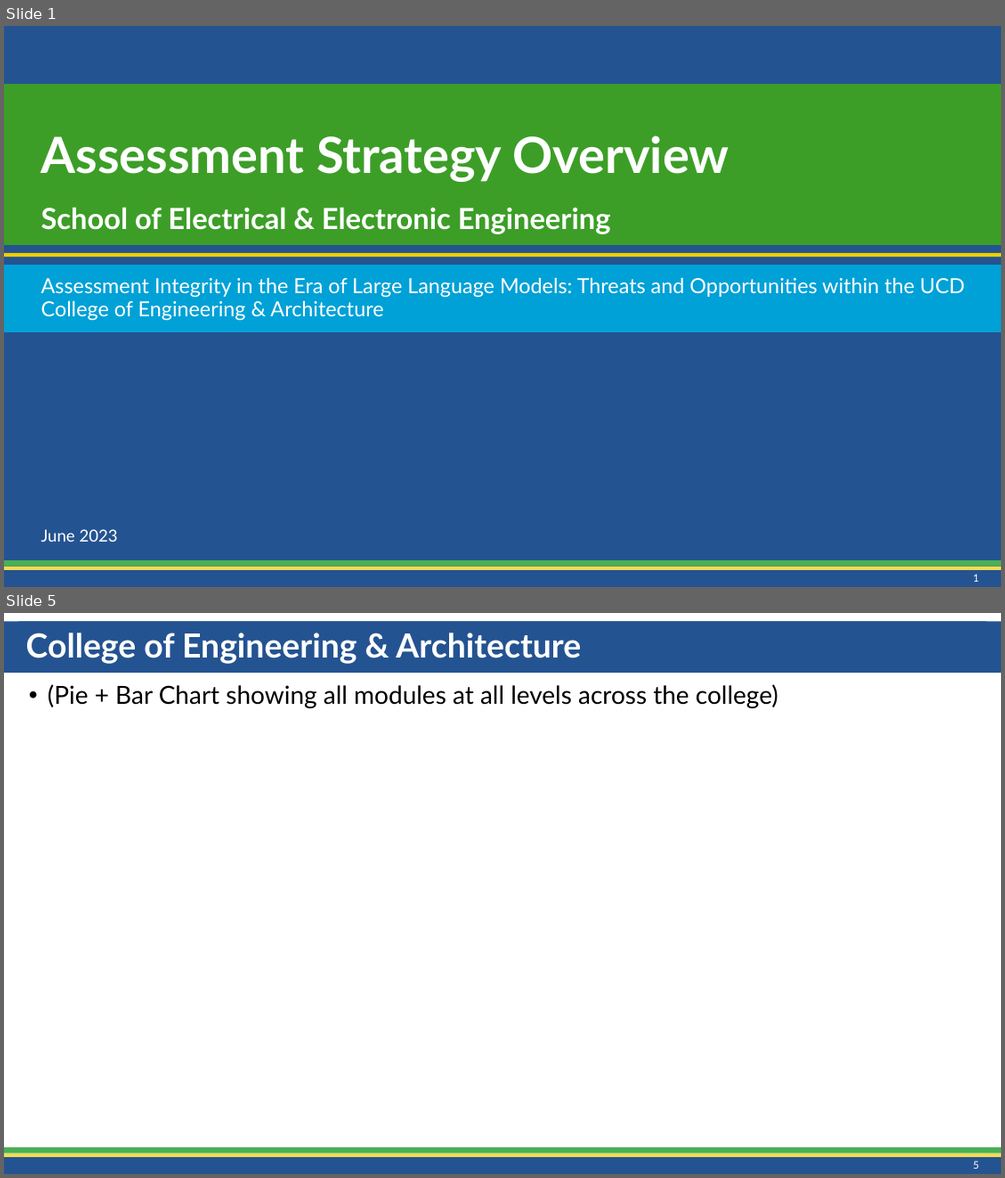
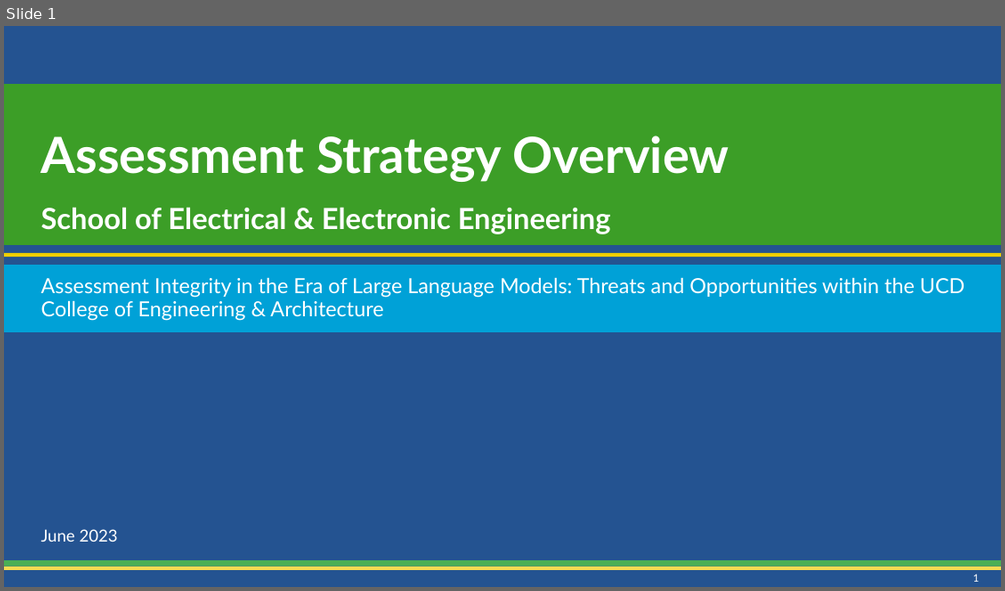
Before and after one commit to CathaloFaolain/ChatGPTAssessment, a slide deck: Slides/Schools Snapshot/AssessmentOverview_SEEE_202306.pptx. Shown one above the other, each under a label of ours: slides 1 and 5 before the commit, slide 1 after it; the slides between them are not shown. The pictures are 1005x1178 and 1005x591 pixels, drawn with LibreOffice and Linux fonts; fonts in the diff are those of the drawing; background and template pictures are left out. Boxes give left, top, right and bottom in pixels: in the first picture for what was removed or moved away, otherwise in the second. Text is boxed around its words. In the diff, an @@ line names an element or a change of style, - is before the commit and + after.

```diff
--- a/Slides/Schools Snapshot/AssessmentOverview_SEEE_202306.pptx
+++ b/Slides/Schools Snapshot/AssessmentOverview_SEEE_202306.pptx
@@ slide 5 removed at box(4, 613, 1001, 1174), background #FFFFFF; not listed: 3 template elements that a slide beside it also shows @@
@@ rectangle removed at box(4, 621, 1001, 673) @@
@@ title removed at box(18, 621, 986, 673) @@
-College of Engineering & Architecture
@@ text removed at box(48, 684, 778, 708) @@
-• (Pie + Bar Chart showing all modules at all levels across the college)
@@ page number removed at box(973, 1160, 979, 1168) @@
-5
```
Also in this commit, not shown: 6 slides changed, 2 slides added, 1 other slide removed, 18 other files.
